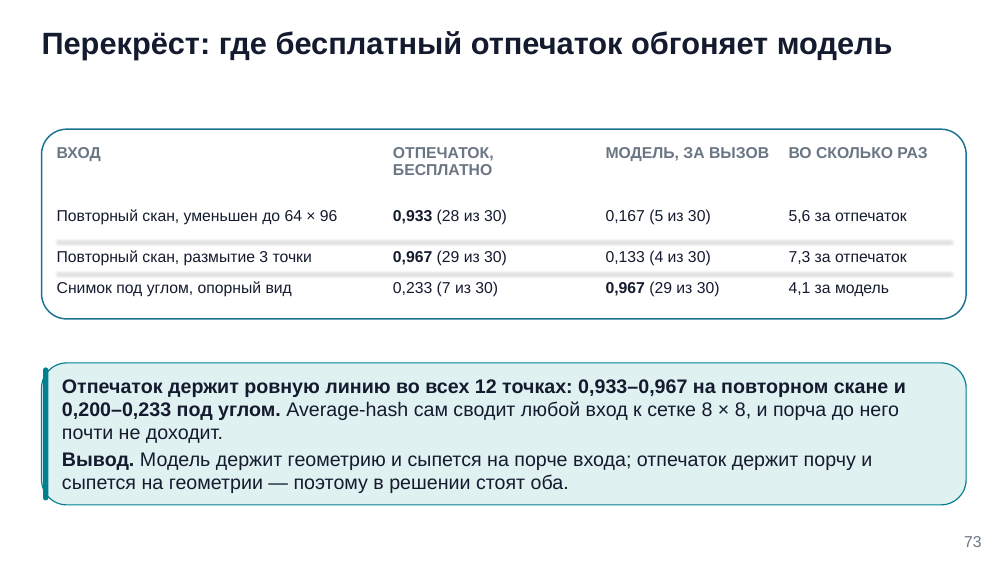
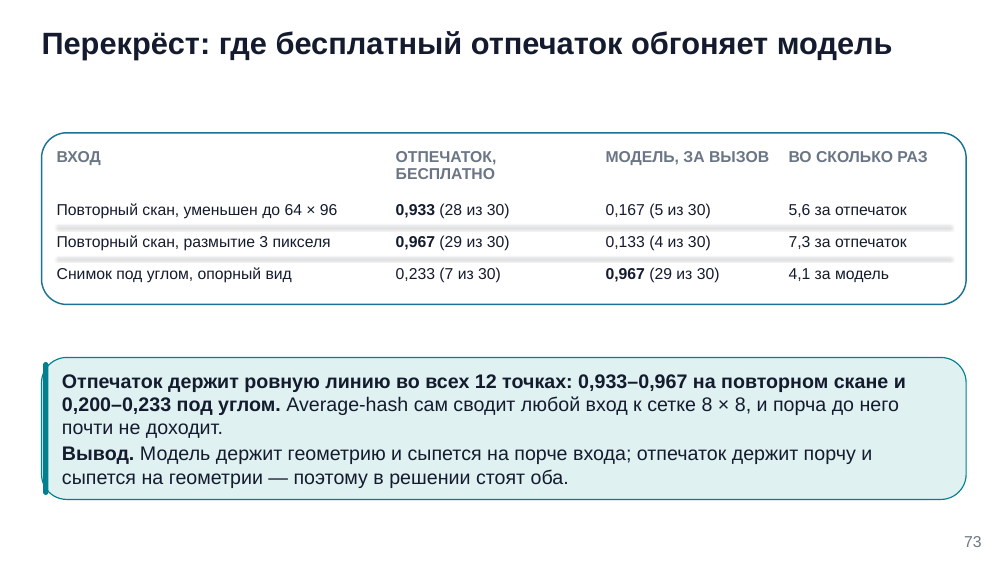
Before and after one commit to tellina-study/AI-usage-lessons, a slide deck: slide 73 of library/seminars/sem-10/rendered/sem-10.pptx. Drawn at 1008x567 pixels with LibreOffice and Linux fonts; fonts in the diff are those of the drawing. Boxes give left, top, right and bottom in pixels: in the first picture for what was removed or moved away, otherwise in the second. Text is boxed around its words. In the diff, an @@ line names an element or a change of style, - is before the commit and + after.

```diff
--- a/library/seminars/sem-10/rendered/sem-10.pptx
+++ b/library/seminars/sem-10/rendered/sem-10.pptx
@@ rounded rectangle: place and size @@
-rounded rectangle at box(42, 129, 966, 319)
+rounded rectangle at box(42, 133, 966, 305)
@@ rounded rectangle at box(42, 133, 966, 305): proportions changed @@
@@ 4 texts: place and size @@
-4 texts at box(57, 147, 927, 175)
+4 texts at box(57, 151, 927, 179)
@@ text "Повторный скан, уменьшен до 64 ...": place and size @@
-text "Повторный скан, уменьшен до 64 ..." at box(57, 209, 338, 225)
+text "Повторный скан, уменьшен до 64 ..." at box(57, 203, 338, 219)
@@ text "0,933 (28 из 30)": place and size @@
-text "0,933 (28 из 30)" at box(393, 209, 507, 225)
+text "0,933 (28 из 30)" at box(396, 203, 510, 219)
@@ text "0,167 (5 из 30)": place and size @@
-text "0,167 (5 из 30)" at box(606, 209, 711, 225)
+text "0,167 (5 из 30)" at box(606, 203, 711, 219)
@@ text "5,6 за отпечаток": place and size @@
-text "5,6 за отпечаток" at box(789, 210, 907, 223)
+text "5,6 за отпечаток" at box(789, 204, 907, 217)
@@ text at box(57, 235, 331, 251): text changed @@
-Повторный скан, размытие 3 точки
+Повторный скан, размытие 3 пикселя
@@ 7 texts, 2 lines: place and size @@
-7 texts, 2 lines at box(57, 240, 951, 297)
+7 texts, 2 lines at box(57, 226, 951, 283)
@@ 2 rounded rectangles, 1 text: place and size @@
-2 rounded rectangles, 1 text at box(42, 363, 966, 505)
+2 rounded rectangles, 1 text at box(42, 358, 966, 500)
```
Also in this commit, not shown: 12 other slides changed, 1 slide added, 1 slide removed, 4 other files.
